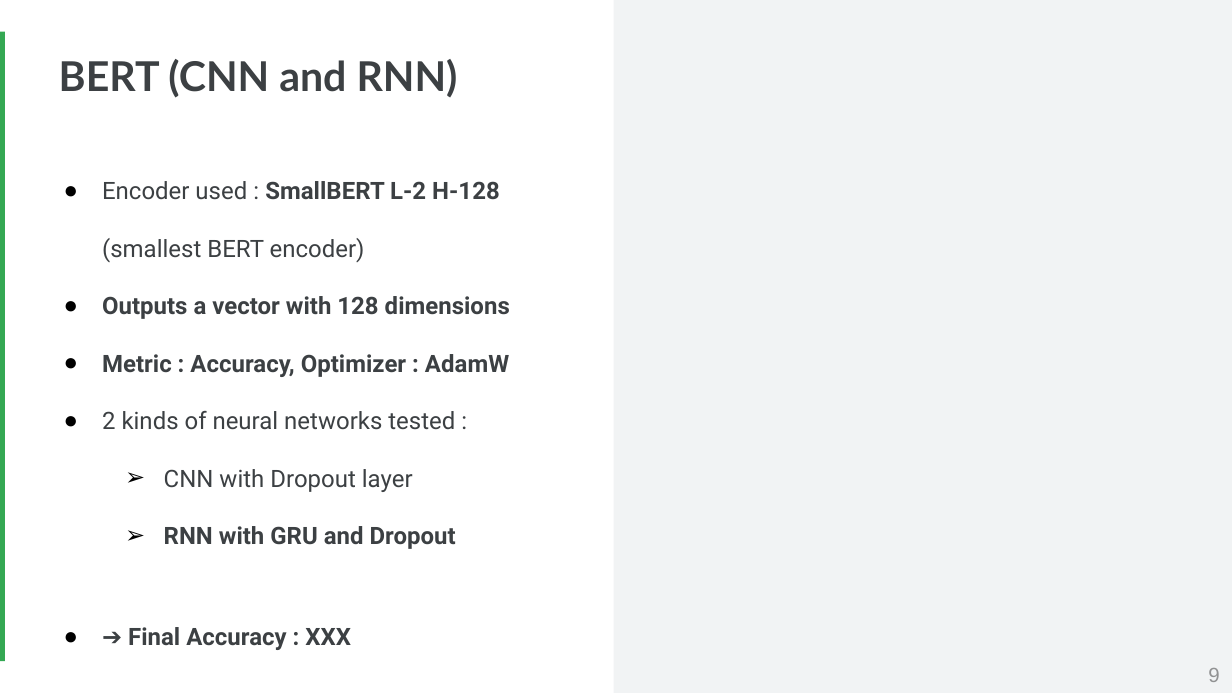
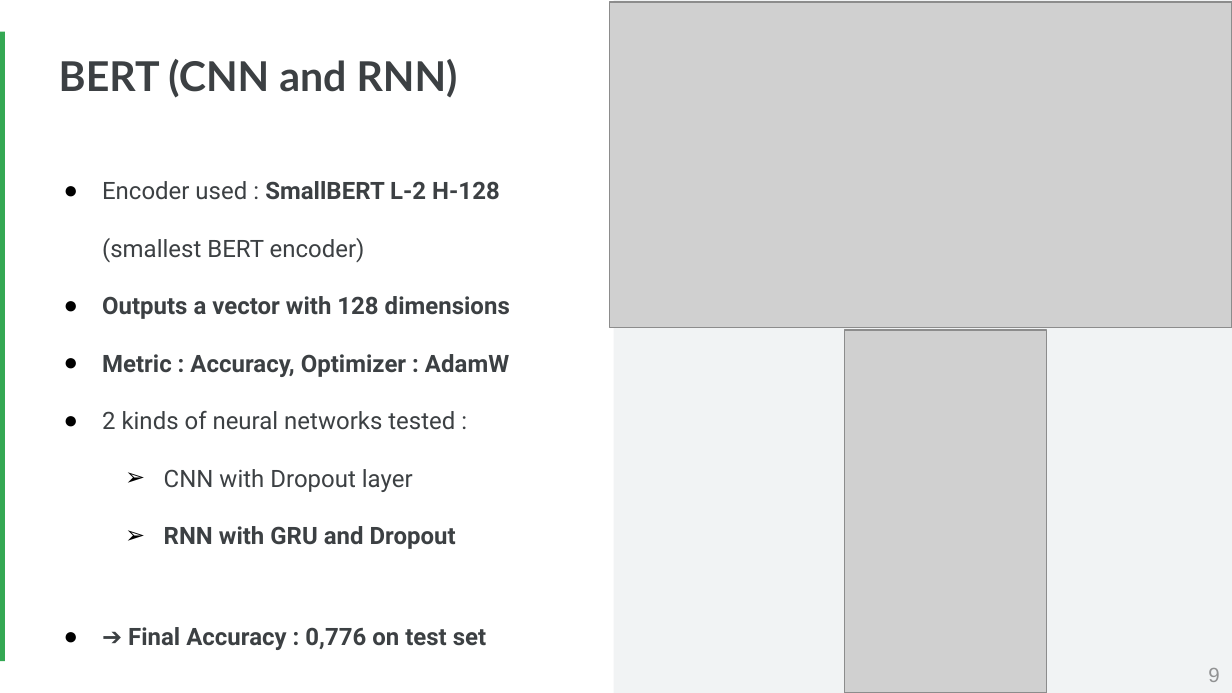
Before and after one commit to Faskill/Twitter-Sentiment-Analysis, a slide deck: slide 9 of P7_04_Presentation.pptx. Drawn at 1232x693 pixels with LibreOffice and Linux fonts; fonts in the diff are those of the drawing; grey boxes stand for pictures. Boxes give left, top, right and bottom in pixels: in the first picture for what was removed or moved away, otherwise in the second. Text is boxed around its words. In the diff, an @@ line names an element or a change of style, - is before the commit and + after.

```diff
--- a/P7_04_Presentation.pptx
+++ b/P7_04_Presentation.pptx
@@ picture added at (x1=610, y1=2, x2=1232, y2=328) @@
@@ picture added at (x1=844, y1=330, x2=1046, y2=693) @@
@@ text at (x1=128, y1=627, x2=486, y2=650): text changed @@
-● ➔ Final Accuracy : XXX
+● ➔ Final Accuracy : 0,776 on test set
```
Also in this commit, not shown: 1 other slide changed, 1 other file.
